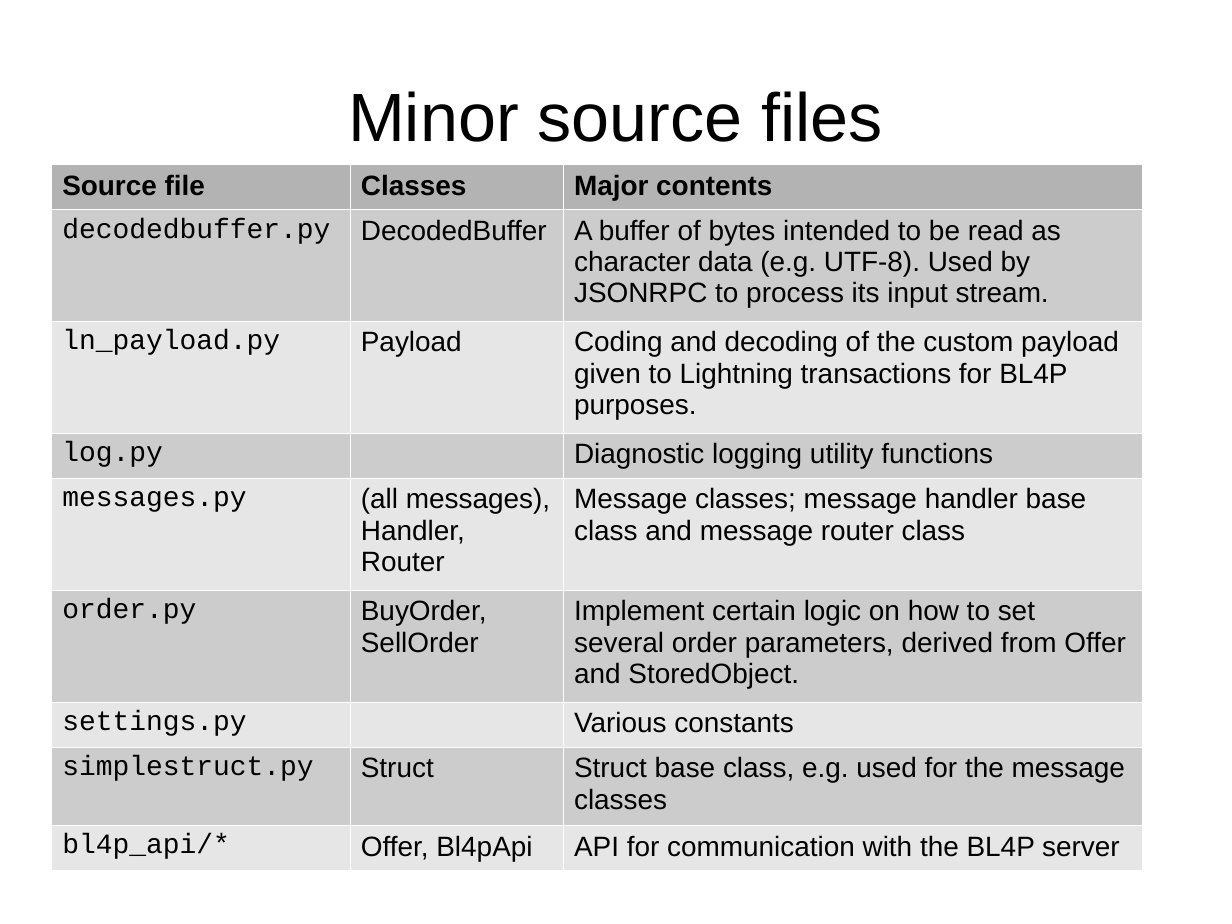
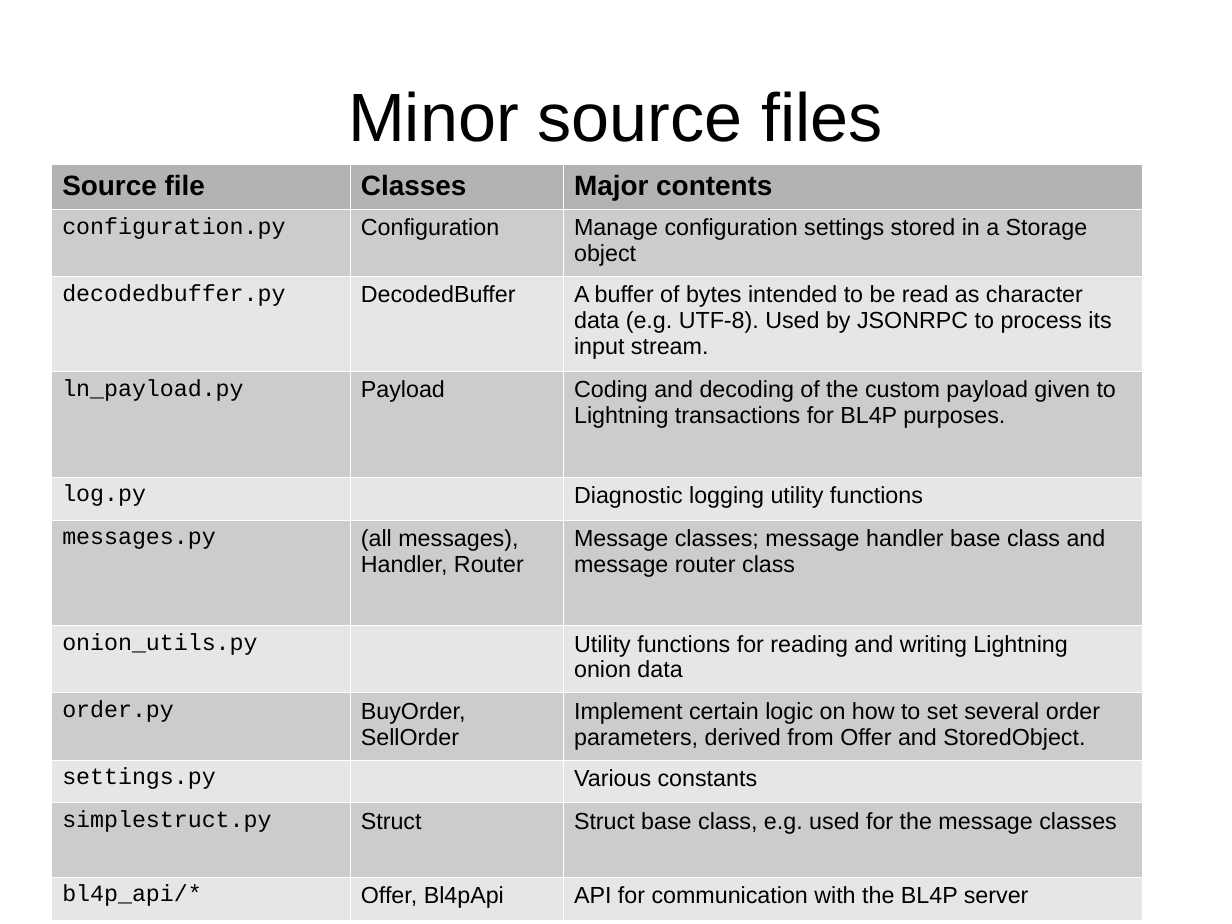
Before and after one commit to bitonic-cjp/bl4p-client, a slide deck: slide 15 of doc/Code overview.odp. Drawn at 1232x924 pixels with LibreOffice and Linux fonts; fonts in the diff are those of the drawing. Boxes give left, top, right and bottom in pixels: in the first picture for what was removed or moved away, otherwise in the second. Text is boxed around its words. In the diff, an @@ line names an element or a change of style, - is before the commit and + after.

```diff
--- a/doc/Code overview.odp
+++ b/doc/Code overview.odp
@@ table at (51, 164, 1143, 912) @@
+row 2: configuration.py | Configuration | Manage configuration settings stored in a Storage object
+row 7: onion_utils.py |  | Utility functions for reading and writing Lightning onion data
```
Also in this commit, not shown: 4 other slides changed, 1 slide added, 1 other file.
